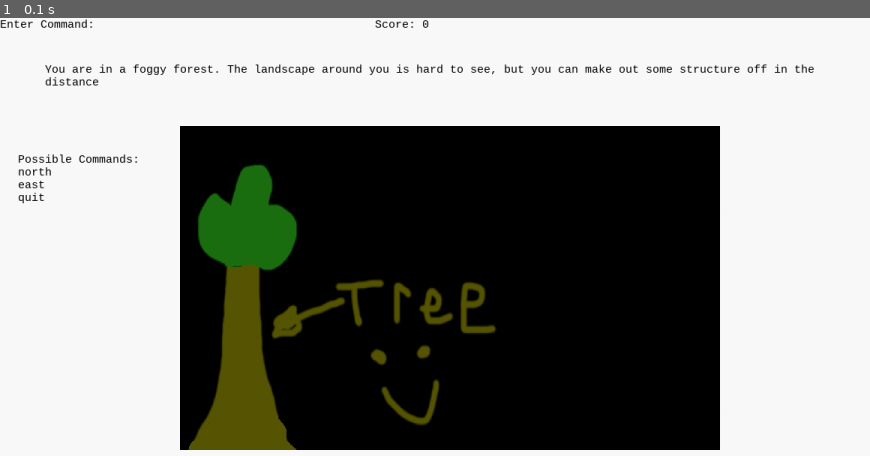
Above: before the commit, frame 1.
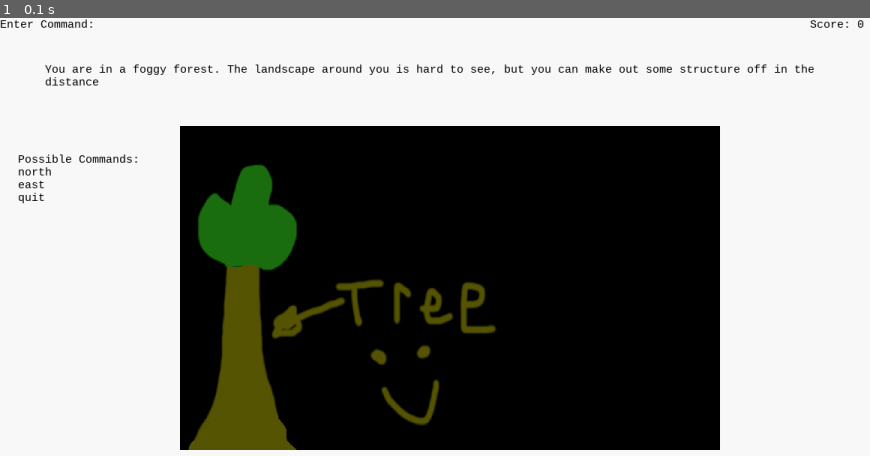
Above: after the commit, the same moment.

Repository: WilliamKluge/CMPT120-Project
Game: pygame game, started from Nowhere/main.py
The game is run twice, just before and just after one commit, with the same random seed, the same clock (stepped at 60 frames per second) and the same inputs.
Inputs:
- Up to frame 1 (0.1 s): no input

The runs differ from the first frame. In frame 1, 0.1% of the frame differs, in the area x 43-100%, y 0-3%.

Commit message:
Gave score a scaled location

Diff:
--- a/Nowhere/EntityFramework/Systems/Engine.py
+++ b/Nowhere/EntityFramework/Systems/Engine.py
@@ -65,18 +65,20 @@
         :return: None
         """
 
+        # TODO put introduction stuff here before main game loop
+
         last_time = time.clock()
 
         while self.continue_updating:
             current_time = time.clock()
-
+            w, h = self.screen.get_size()
             # Draw the background created in __init__ to the screen
             self.screen.blit(self.__background, (0, 0))
 
             # Draws the user's score
             self.add_system(DrawTextSystem(self,
                                            "Score: " + str(self.character.components[ScoreNode.__name__].score),
-                                           (500, 0)))  # TODO get actual position for this
+                                           (w * 0.90, 0)))
 
             # Events for self.__input_box
             events = pygame.event.get()
--- a/Nowhere/main.py
+++ b/Nowhere/main.py
@@ -49,7 +49,9 @@
                                              " south, but there is an open field to you east."))
     watchtower.add_component(BackgroundNode("Assets/0-1-2Background.png", engine))
 
-    # Player
+    # TODO add other location
+
+    # Player TODO add character name
     player = Entity()
     player.add_component(LocationsVisitedNode())
     player.add_component(PositionNode(player, (0, 0, 0)))
@@ -66,8 +68,6 @@
     # Basic game loop
     engine.update()
 
-    # score = 0
-
     # print("Nowhere\nYou don't know where you are or how you got there. Unless you can find a way to civilization or"
     #       " figure out how to survive, you will die.")
 
